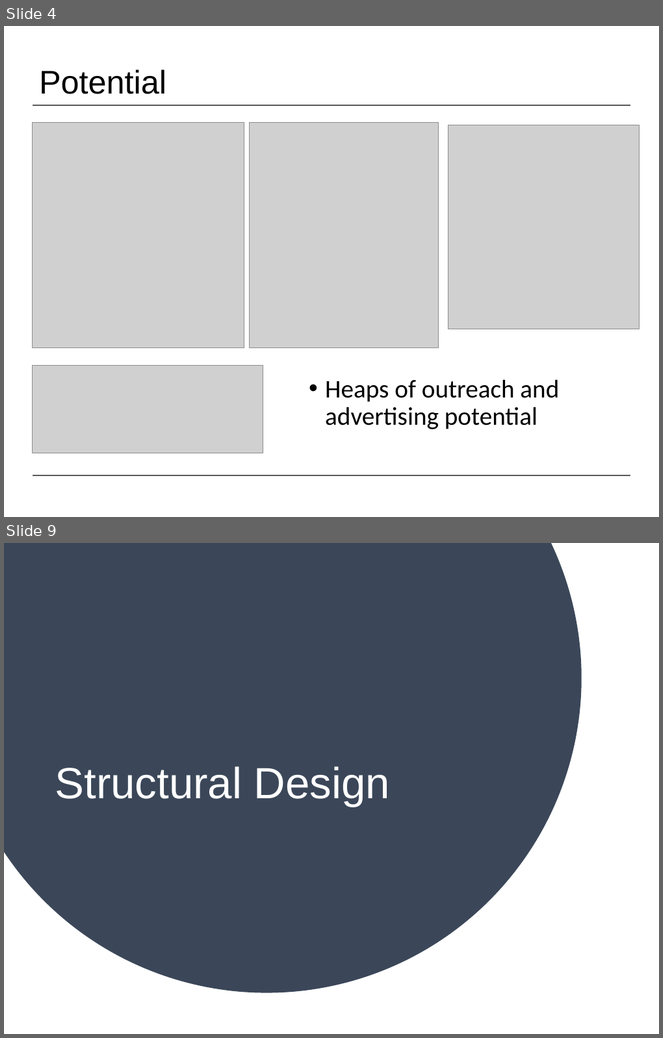
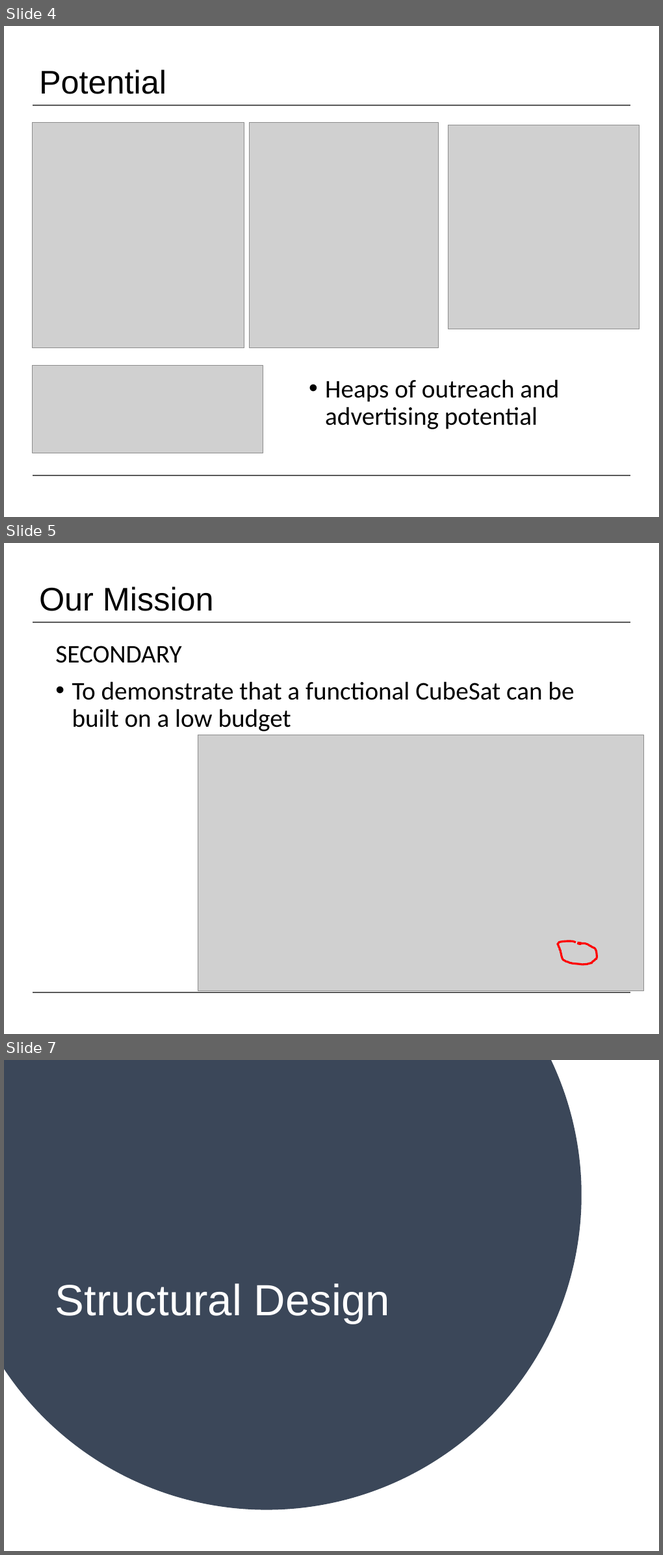
Before and after one commit to NikitaSardesai/AERO3760-Space-Engineering-2, a slide deck: Presentation/SnapSat PDR Presentation.pptx. Shown one above the other, each under a label of ours: slides 4 and 9 before the commit, slides 4, 5 and 7 after it; the slides between them are not shown. The pictures are 663x1038 and 663x1555 pixels, drawn with LibreOffice and Linux fonts; fonts in the diff are those of the drawing; grey boxes stand for pictures; background and template pictures are left out. Boxes give left, top, right and bottom in pixels: in the first picture for what was removed or moved away, otherwise in the second. Text is boxed around its words. In the diff, an @@ line names an element or a change of style, - is before the commit and + after.

```diff
--- a/Presentation/SnapSat PDR Presentation.pptx
+++ b/Presentation/SnapSat PDR Presentation.pptx
@@ slide 5 added at (4,543,659,1034), background #FFFFFF; not listed: 2 template elements that a slide beside it also shows @@
@@ title added at (39,587,214,611), 36 pt, text #000000 @@
+Our Mission
@@ text added at (55,646,574,731), 28 pt, text #000000 @@
+SECONDARY
+• To demonstrate that a functional CubeSat can be built on a low budget
@@ picture added at (198,735,644,991) @@
@@ freeform shape added at (558,941,597,965), outline #FF0000 2.25 pt @@
@@ what was slide 9 is now slide 7 @@
```
Also in this commit, not shown: 8 slides changed, 1 other slide added, 3 other files.
